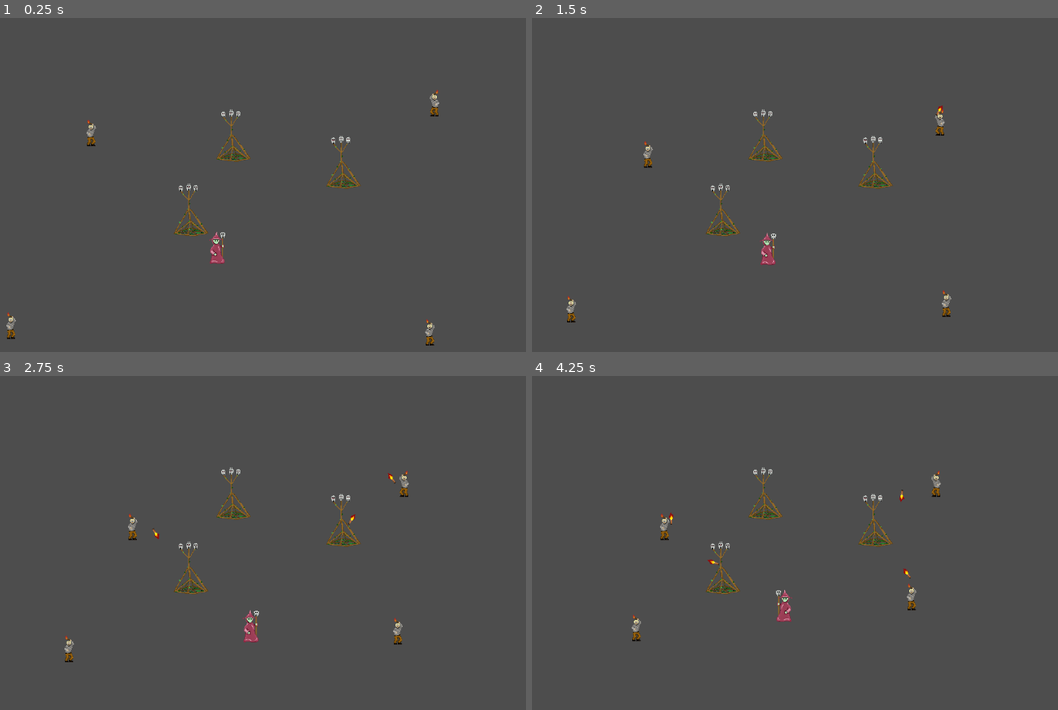
Above: before the commit, frames 1-4 (two rows, left to right).
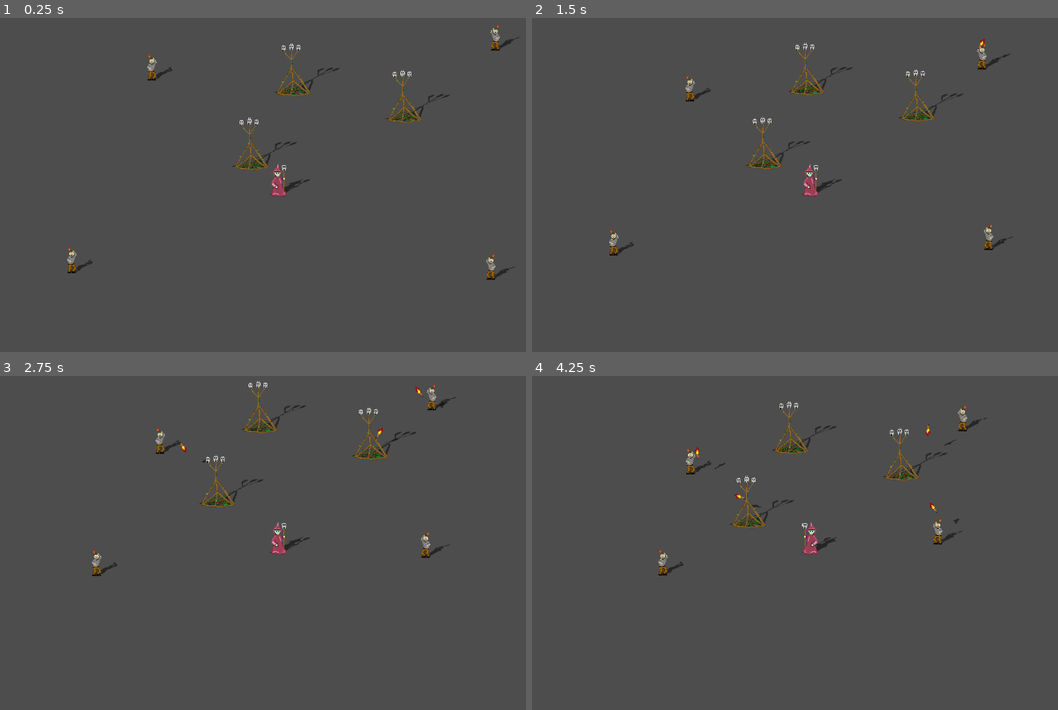
Above: after the commit, the same moments.

Repository: elemel/unholy-sanctum
Game: Godot game, scene res://scenes/main.tscn
Same seed, same stepped clock (60 frames per second), same inputs: the game is played once before the commit and once after it.
Inputs:
- Up to frame 1 (0.25 s): no input
- Up to frame 2 (1.5 s): hold D (move_right) 0.53-1.28 s; hold S (move_down) from 1.28 s (still down)
- Up to frame 3 (2.75 s): release S (move_down) at 2.03 s; hold D (move_right) from 2.03 s (still down)
- Up to frame 4 (4.25 s): release D (move_right) at 2.78 s; hold W (move_up) 2.78-3.53 s; hold A (move_left) from 3.53 s (still down)

The runs differ from the first frame. In frame 1, 2.9% of the frame differs, in the area x 1-99%, y 1-99%; in frame 2, 2.8%; in frame 3, 3.0%; in frame 4, 3.1%, in the area x 18-87%, y 7-80%.

Commit message:
Add shadows

Diff:
--- a/scenes/altar.tscn
+++ b/scenes/altar.tscn
@@ -13,7 +13,16 @@
 position = Vector2(2, 0)
 shape = SubResource("RectangleShape2D_8g1xx")
 
-[node name="Altar" type="Sprite2D" parent="."]
+[node name="Shadow" type="Node2D" parent="."]
+modulate = Color(0, 0, 0, 0.498039)
+skew = 1.0472
+
+[node name="Sprite2D" type="Sprite2D" parent="Shadow"]
 texture_filter = 3
 position = Vector2(1, -37)
 texture = ExtResource("1_wawyv")
+
+[node name="Sprite2D" type="Sprite2D" parent="."]
+texture_filter = 3
+position = Vector2(1, -37)
+texture = ExtResource("1_wawyv")
--- a/scenes/main.tscn
+++ b/scenes/main.tscn
@@ -5,8 +5,6 @@
 [ext_resource type="PackedScene" uid="uid://rwaionureu0f" path="res://scenes/peasant.tscn" id="3_xgidf"]
 
 [node name="Main" type="Node2D"]
-
-[node name="Camera2D" type="Camera2D" parent="."]
 
 [node name="Altar" parent="." instance=ExtResource("1_3ks14")]
 position = Vector2(-159, 67)
@@ -20,6 +18,8 @@
 [node name="Necromancer" parent="." instance=ExtResource("1_udj25")]
 position = Vector2(-110, 119)
 
+[node name="Camera2D" type="Camera2D" parent="Necromancer"]
+
 [node name="Peasant" parent="." instance=ExtResource("3_xgidf")]
 position = Vector2(-340, -90)
 velocity = Vector2(2.08165e-12, 2.08165e-12)
--- a/scenes/necromancer.tscn
+++ b/scenes/necromancer.tscn
@@ -4,7 +4,7 @@
 [ext_resource type="Texture2D" uid="uid://bsne7v43oi724" path="res://images/necromancer.png" id="2_3rbu3"]
 
 [sub_resource type="RectangleShape2D" id="RectangleShape2D_ksyps"]
-size = Vector2(20, 10)
+size = Vector2(20, 8)
 
 [node name="Necromancer" type="CharacterBody2D"]
 motion_mode = 1
@@ -12,9 +12,18 @@
 acceleration = 100.0
 speed = 50.0
 
+[node name="Shadow" type="Node2D" parent="."]
+modulate = Color(0, 0, 0, 0.498039)
+skew = 1.0472
+
+[node name="Sprite2D" type="Sprite2D" parent="Shadow"]
+texture_filter = 3
+position = Vector2(1, -24)
+texture = ExtResource("2_3rbu3")
+
 [node name="Sprite2D" type="Sprite2D" parent="."]
 texture_filter = 3
-position = Vector2(1, -21)
+position = Vector2(1, -24)
 texture = ExtResource("2_3rbu3")
 
 [node name="CollisionShape2D" type="CollisionShape2D" parent="."]
--- a/scenes/peasant.tscn
+++ b/scenes/peasant.tscn
@@ -16,6 +16,15 @@
 [node name="CollisionShape2D" type="CollisionShape2D" parent="."]
 shape = SubResource("RectangleShape2D_bmshn")
 
+[node name="Shadow" type="Node2D" parent="."]
+modulate = Color(0, 0, 0, 0.498039)
+skew = 1.0472
+
+[node name="Sprite2D" type="Sprite2D" parent="Shadow"]
+texture_filter = 3
+position = Vector2(0, -22)
+texture = ExtResource("3_gs6qv")
+
 [node name="Sprite2D" type="Sprite2D" parent="."]
 texture_filter = 3
 position = Vector2(0, -22)
--- a/scenes/torch.tscn
+++ b/scenes/torch.tscn
@@ -1,16 +1,25 @@
 [gd_scene load_steps=4 format=3 uid="uid://c8yctccb05y7b"]
 
-[ext_resource type="Script" path="res://scripts/arrow.gd" id="1_iwh5v"]
+[ext_resource type="Script" path="res://scripts/torch.gd" id="1_owk6p"]
 [ext_resource type="Texture2D" uid="uid://4amdqgii45h4" path="res://images/torch.png" id="2_uvqfm"]
 
 [sub_resource type="RectangleShape2D" id="RectangleShape2D_fuv22"]
 size = Vector2(10, 6)
 
 [node name="Torch" type="Area2D"]
-script = ExtResource("1_iwh5v")
+script = ExtResource("1_owk6p")
 
 [node name="CollisionShape2D" type="CollisionShape2D" parent="."]
 shape = SubResource("RectangleShape2D_fuv22")
+
+[node name="Shadow" type="Node2D" parent="."]
+modulate = Color(0, 0, 0, 0.498039)
+skew = 1.0472
+
+[node name="Sprite2D" type="Sprite2D" parent="Shadow"]
+texture_filter = 3
+position = Vector2(0, -1)
+texture = ExtResource("2_uvqfm")
 
 [node name="Sprite2D" type="Sprite2D" parent="."]
 texture_filter = 3
--- a/scripts/necromancer.gd
+++ b/scripts/necromancer.gd
@@ -7,6 +7,7 @@
 @export var spring_damping = 1.0
 
 @onready var sprite = $"Sprite2D"
+@onready var shadow_sprite = $"Shadow/Sprite2D"
 
 func _physics_process(delta):
     var direction = Input.get_vector("move_left", "move_right", "move_up", "move_down")
@@ -14,8 +15,10 @@
 
     if direction.x < -0.5:
         sprite.scale.x = -1
+        shadow_sprite.scale.x = -1
     elif direction.x > 0.5:
         sprite.scale.x = 1
+        shadow_sprite.scale.x = 1
 
     move_and_slide()
     z_index = int(position.y)
--- a/scripts/peasant.gd
+++ b/scripts/peasant.gd
@@ -10,6 +10,7 @@
 var fire_time = 0.0
 
 @onready var sprite = $"Sprite2D"
+@onready var shadow_sprite = $"Shadow/Sprite2D"
 
 func _physics_process(delta):
     var move_direction = Vector2.ZERO
@@ -34,10 +35,12 @@
 
                 get_parent().add_child(torch)
 
-        if move_direction.x < -0.5:
+        if target_direction.x < 0.0:
             sprite.scale.x = -1
-        elif move_direction.x > 0.5:
+            shadow_sprite.scale.x = -1
+        else:
             sprite.scale.x = 1
+            shadow_sprite.scale.x = 1
 
     velocity = velocity.move_toward(speed * move_direction, acceleration * delta)
     move_and_slide()
--- a/scripts/arrow.gd
+++ b/scripts/torch.gd
@@ -15,11 +15,14 @@
 var thrower: Node2D
 
 @onready var sprite = $"Sprite2D"
+@onready var shadow_sprite = $"Shadow/Sprite2D"
 
 func _ready():
     creation_time = 0.001 * Time.get_ticks_msec()
     body_entered.connect(_on_body_entered)
+
     sprite.position.y = z
+    shadow_sprite.position.y = z
 
 func _physics_process(delta: float) -> void:
     var now = 0.001 * Time.get_ticks_msec()
@@ -36,9 +39,15 @@
         return
 
     var direction = -1.0 if velocity.x < 0.0 else 1.0
+    var sprite_rotation = ((now - creation_time) * rotation_speed + deg_to_rad(rotation_phase_degrees)) * direction
     position += velocity * delta
+
     sprite.position.y = z
-    sprite.rotation = ((now - creation_time) * rotation_speed + deg_to_rad(rotation_phase_degrees)) * direction
+    sprite.rotation = sprite_rotation
+
+    shadow_sprite.position.y = z
+    shadow_sprite.rotation = sprite_rotation
+
     z_index = int(position.y)
 
 func _on_body_entered(body: Node2D):
